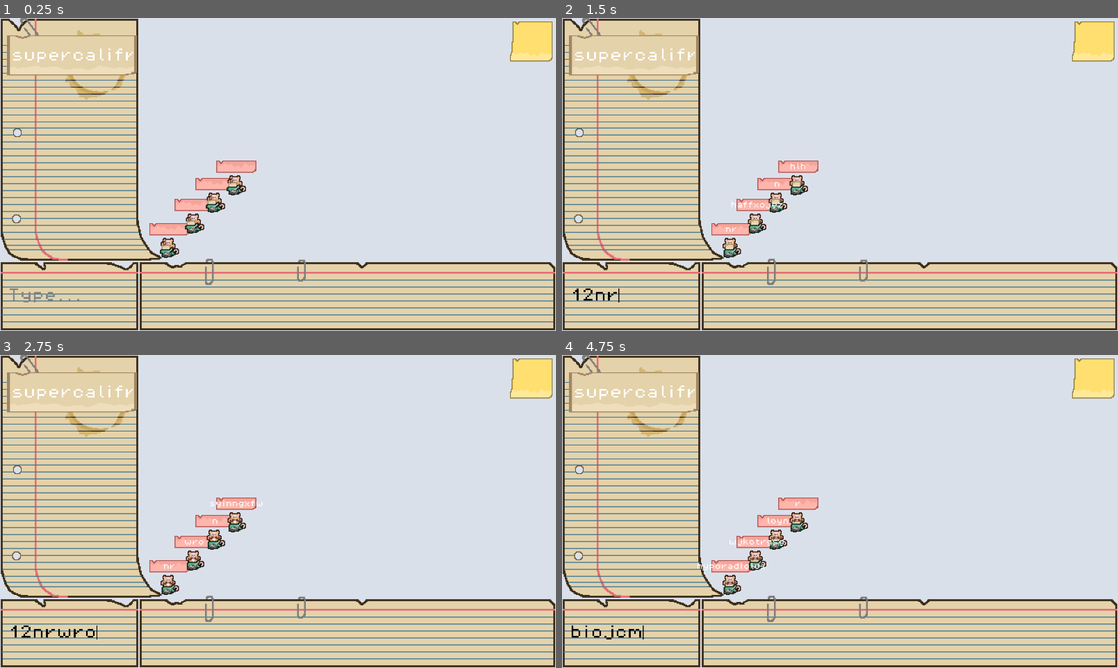
Above: before the commit, frames 1-4 (two rows, left to right).
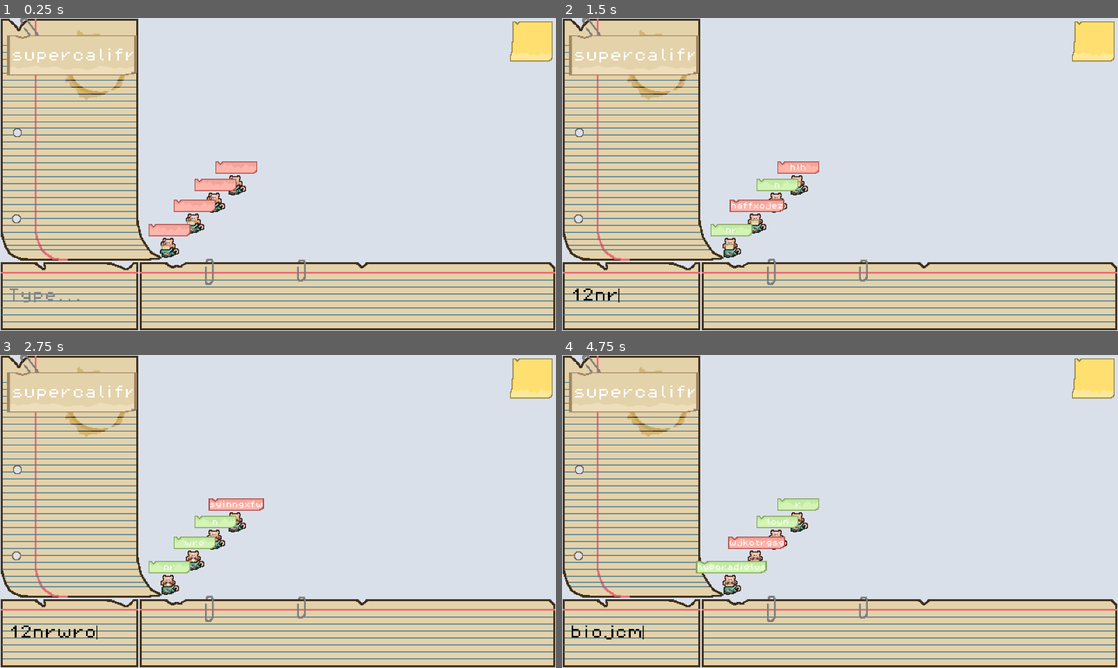
Above: after the commit, the same moments.

Repository: levienk/GMTK-Game-Jam-2024
Game: Godot game, scene res://game.tscn
Same seed, same stepped clock (60 frames per second), same inputs: the game is played once before the commit and once after it.
Inputs (mouse positions are in pixels of both pictures, inside the frame that each line leads up to):
- Up to frame 1 (0.25 s): no input
- Up to frame 2 (1.5 s): click (634, 296) at 0.52 s; type "12" at 0.6 s; type "nr" at 1.25 s
- Up to frame 3 (2.75 s): type "wro" at 2 s
- Up to frame 4 (4.75 s): type "syinngxfw" at 2.75 s; tap Enter (submit) at 3.5 s; move the mouse to (962, 495) at 3.52 s; hold Enter (submit) from 3.53 s (still down); click (962, 495) at 3.67 s; type "biojcm" at 4.25 s

The runs differ from the first frame. In frame 1, 0.5% of the frame differs, in the area x 26-47%, y 45-70%; in frame 2, 1.0%; in frame 3, 1.2%; in frame 4, 1.4%, in the area x 24-47%, y 45-70%.

Commit message:
Fix monkey text boundary

Diff:
--- a/game.gd
+++ b/game.gd
@@ -12,4 +12,5 @@
 
 # Ordering (z index)
 # Monkey = 5
-# Label (in Monkey) = 6
+# Label (in Monkey) = 7
+# TextBoundary (in Monkey) = 6
--- a/game.tscn
+++ b/game.tscn
@@ -35,7 +35,6 @@
 
 [node name="Monkey4" parent="." instance=ExtResource("4_21wsr")]
 position = Vector2(272, 204)
-offset_bottom = 359.0
 
 [node name="WordBox" parent="." instance=ExtResource("6_ydu0c")]
 position = Vector2(5, 19)
--- a/monkey/monkey.gd
+++ b/monkey/monkey.gd
@@ -1,4 +1,8 @@
 extends Node2D
+
+# Set textures for the TextBoundary
+static var invalid_texture = load("res://assets/art/textures/Invalid.png")
+static var valid_texture = load("res://assets/art/textures/Valid.png")
 
 static var random_time = 0.5
 static var valid_time = 3.0
@@ -12,6 +16,7 @@
 var random_word: String
 
 @onready var timer: Timer = $Timer
+@onready var text_boundary: NinePatchRect = $TextBoundary
 
 func _on_timer_timeout() -> void:
 	timer.stop()
@@ -33,8 +38,10 @@
 	if (WordDictionary.contains(random_word)):
 		SignalBus.word_found.emit(random_word)
 		timer.wait_time = valid_time
+		text_boundary.texture = valid_texture
 	else:
 		timer.wait_time = random_time
+		text_boundary.texture = invalid_texture
 
 	timer.start()
-	$TextBoundary/Label.text = random_word
+	$Label.text = random_word
--- a/monkey/monkey.tscn
+++ b/monkey/monkey.tscn
@@ -1,10 +1,9 @@
-[gd_scene load_steps=127 format=3 uid="uid://d1x2db3vo83ac"]
+[gd_scene load_steps=123 format=3 uid="uid://d1x2db3vo83ac"]
 
 [ext_resource type="Script" path="res://monkey/monkey.gd" id="1_1jxph"]
 [ext_resource type="Texture2D" uid="uid://x2rcpah0kg3e" path="res://assets/art/sprites/Monkey1_typing_1.png" id="2_0gp6x"]
 [ext_resource type="Texture2D" uid="uid://6yot83mtmvni" path="res://assets/art/textures/Invalid.png" id="2_dxwj1"]
 [ext_resource type="Texture2D" uid="uid://dffsrty0vtxyt" path="res://assets/art/sprites/Monkey1_frustrated_1.png" id="3_l4cj1"]
-[ext_resource type="Texture2D" uid="uid://jhp5qestp5op" path="res://assets/art/textures/Valid.png" id="3_wdxyq"]
 [ext_resource type="Script" path="res://monkey/text_boundary.gd" id="4_lr3px"]
 [ext_resource type="Texture2D" uid="uid://di08qp820ojf1" path="res://assets/art/sprites/Monkey1_frustrated_2.png" id="4_oq174"]
 [ext_resource type="Texture2D" uid="uid://cr18qgmey03m8" path="res://assets/art/sprites/Monkey1_idle_1.png" id="5_6r76d"]
@@ -13,33 +12,6 @@
 [ext_resource type="Texture2D" uid="uid://djei02dtjk36c" path="res://assets/art/sprites/Monkey1_typing_2.png" id="9_2aik7"]
 [ext_resource type="Texture2D" uid="uid://hyhswrjym8dy" path="res://assets/art/sprites/Typewriter_moving_1.png" id="10_wxr01"]
 
-[sub_resource type="AtlasTexture" id="AtlasTexture_tim7h"]
-atlas = ExtResource("2_dxwj1")
-region = Rect2(0, 0, 48, 16)
-
-[sub_resource type="AtlasTexture" id="AtlasTexture_m3xrr"]
-atlas = ExtResource("3_wdxyq")
-region = Rect2(0, 0, 48, 16)
-
-[sub_resource type="SpriteFrames" id="SpriteFrames_e53yk"]
-animations = [{
-"frames": [{
-"duration": 1.0,
-"texture": SubResource("AtlasTexture_tim7h")
-}],
-"loop": true,
-"name": &"invalid",
-"speed": 5.0
-}, {
-"frames": [{
-"duration": 1.0,
-"texture": SubResource("AtlasTexture_m3xrr")
-}],
-"loop": true,
-"name": &"valid",
-"speed": 5.0
-}]
-
 [sub_resource type="AtlasTexture" id="AtlasTexture_gm7ff"]
 atlas = ExtResource("3_l4cj1")
 region = Rect2(0, 0, 22, 24)
@@ -888,28 +860,16 @@
 z_index = 5
 script = ExtResource("1_1jxph")
 
-[node name="TextBoundary" type="AnimatedSprite2D" parent="."]
-position = Vector2(0, -33)
-sprite_frames = SubResource("SpriteFrames_e53yk")
-animation = &"invalid"
+[node name="TextBoundary" type="NinePatchRect" parent="."]
+z_index = 6
+custom_minimum_size = Vector2(46, 14)
+offset_left = -23.0
+offset_top = -39.0
+offset_right = 23.0
+offset_bottom = -25.0
+texture = ExtResource("2_dxwj1")
+region_rect = Rect2(1, 1, 46, 14)
 script = ExtResource("4_lr3px")
-
-[node name="Label" type="Label" parent="TextBoundary"]
-z_index = 6
-anchors_preset = 8
-anchor_left = 0.5
-anchor_top = 0.5
-anchor_right = 0.5
-anchor_bottom = 0.5
-offset_left = -44.0
-offset_top = -14.0
-offset_right = -4.0
-offset_bottom = -2.0
-grow_horizontal = 2
-grow_vertical = 2
-theme_override_font_sizes/font_size = 8
-horizontal_alignment = 1
-vertical_alignment = 1
 
 [node name="AnimatedMonkey" type="AnimatedSprite2D" parent="."]
 position = Vector2(0, -13)
@@ -929,5 +889,22 @@
 wait_time = 0.5
 autostart = true
 
-[connection signal="resized" from="TextBoundary/Label" to="TextBoundary" method="_on_label_resized"]
+[node name="Label" type="Label" parent="."]
+z_index = 7
+anchors_preset = 8
+anchor_left = 0.5
+anchor_top = 0.5
+anchor_right = 0.5
+anchor_bottom = 0.5
+offset_left = -20.0
+offset_top = -38.0
+offset_right = 20.0
+offset_bottom = -26.0
+grow_horizontal = 2
+grow_vertical = 2
+theme_override_font_sizes/font_size = 8
+horizontal_alignment = 1
+vertical_alignment = 1
+
 [connection signal="timeout" from="Timer" to="." method="_on_timer_timeout"]
+[connection signal="resized" from="Label" to="TextBoundary" method="_on_label_resized"]
--- a/monkey/text_boundary.gd
+++ b/monkey/text_boundary.gd
@@ -1,13 +1,6 @@
-extends AnimatedSprite2D
-
-const max_length = 140
+extends NinePatchRect
 
 func _on_label_resized() -> void:
-	#if $Label.size.x > max_length:
-		#$Label.clip_text = true
-		#$Label.size.x = max_length
-		#
-	#position = $Label.size
-	#position.x += 16
-
-	pass
+	size.x = $"../Label".size.x
+	size.x += 2
+	position.x = - size.x / 2
